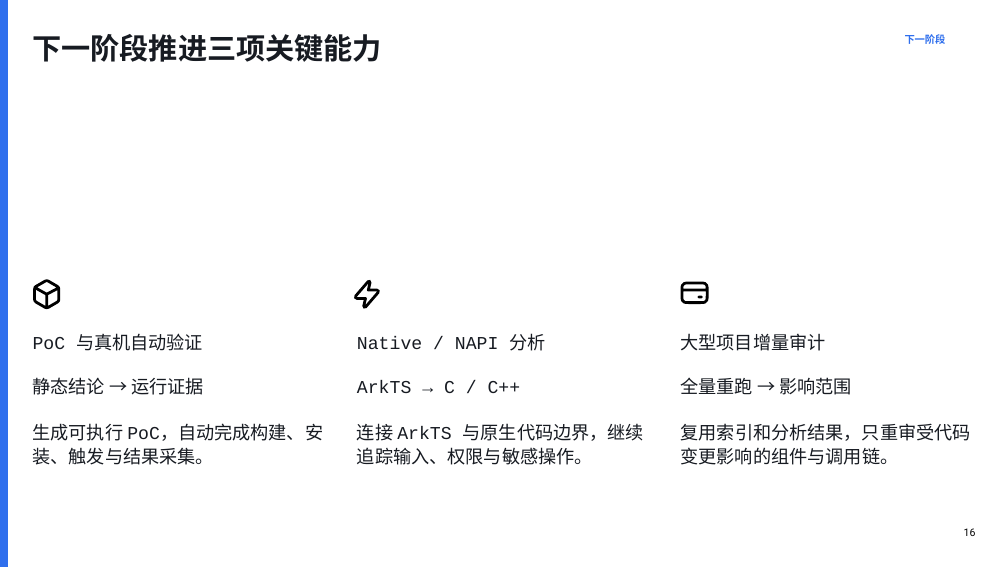
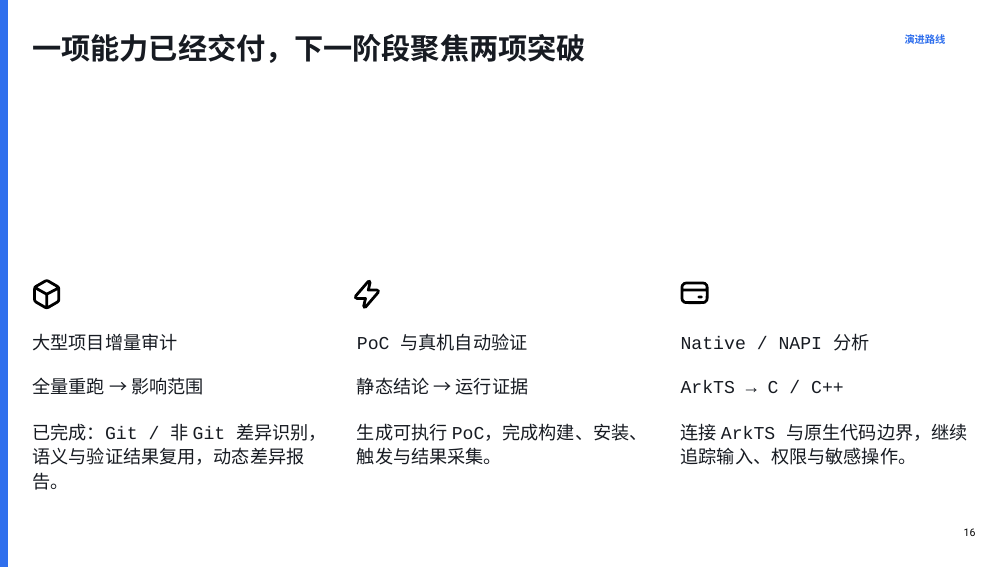
Before and after one commit to JiJunmo/harmonySecAnalyzer, a slide deck: slide 16 of harmonySecAnalyzer-v3-upgrade-roadmap.pptx. Drawn at 1008x567 pixels with LibreOffice and Linux fonts; fonts in the diff are those of the drawing. Boxes give left, top, right and bottom in pixels: in the first picture for what was removed or moved away, otherwise in the second. Text is boxed around its words. In the diff, an @@ line names an element or a change of style, - is before the commit and + after.

```diff
--- a/harmonySecAnalyzer-v3-upgrade-roadmap.pptx
+++ b/harmonySecAnalyzer-v3-upgrade-roadmap.pptx
@@ text at (x1=33, y1=34, x2=586, y2=63): text changed @@
-下一阶段推进三项关键能力
+一项能力已经交付，下一阶段聚焦两项突破
@@ text at (x1=905, y1=33, x2=946, y2=47): text changed @@
-下一阶段
+演进路线
@@ text at (x1=33, y1=333, x2=327, y2=490): text changed @@
-PoC 与真机自动验证
-静态结论 → 运行证据
-生成可执行 PoC，自动完成构建、安装、触发与结果采集。
+大型项目增量审计
+全量重跑 → 影响范围
+已完成：Git / 非 Git 差异识别，语义与验证结果复用，动态差异报告。
@@ text at (x1=357, y1=333, x2=648, y2=465): text changed @@
-Native / NAPI 分析
-ArkTS → C / C++
-连接 ArkTS 与原生代码边界，继续追踪输入、权限与敏感操作。
+PoC 与真机自动验证
+静态结论 → 运行证据
+生成可执行 PoC，完成构建、安装、触发与结果采集。
@@ text at (x1=681, y1=333, x2=967, y2=465): text changed @@
-大型项目增量审计
-全量重跑 → 影响范围
-复用索引和分析结果，只重审受代码变更影响的组件与调用链。
+Native / NAPI 分析
+ArkTS → C / C++
+连接 ArkTS 与原生代码边界，继续追踪输入、权限与敏感操作。
```
Also in this commit, not shown: 1 slide added, 1 slide removed, 22 other files.
